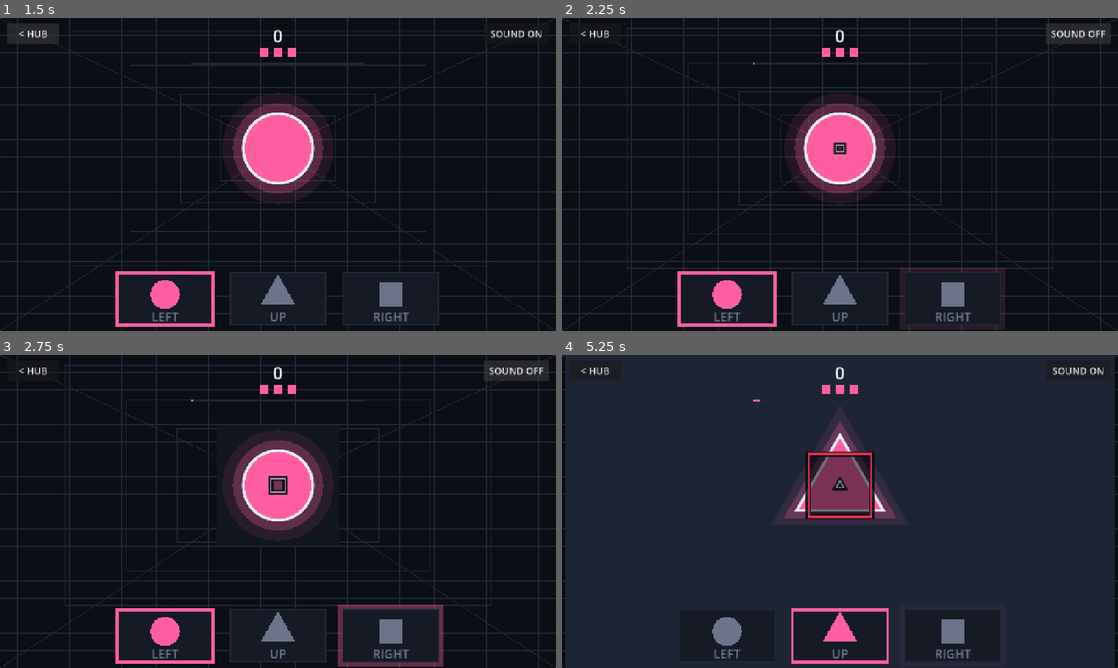
Above: before the commit, frames 1-4 (two rows, left to right).
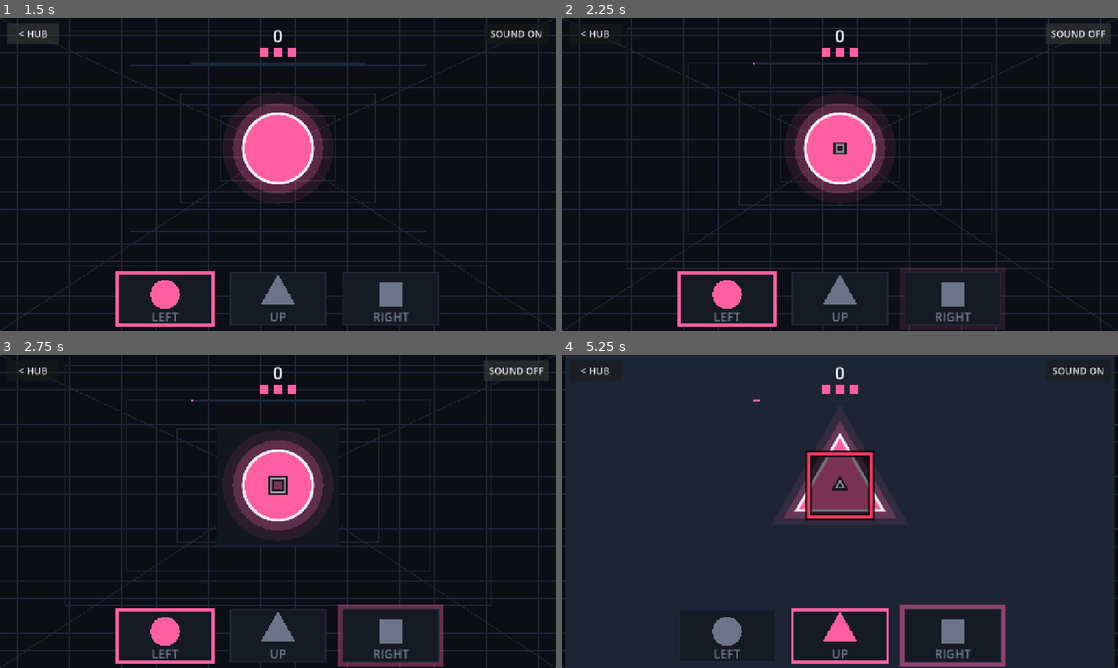
Above: after the commit, the same moments.

Repository: iladin/game-off-2026
Game: Godot game, scene res://main.tscn
Same seed, same stepped clock (60 frames per second), same inputs: the game is played once before the commit and once after it.
Inputs (mouse positions are in pixels of both pictures, inside the frame that each line leads up to):
- Up to frame 1 (1.5 s): tap Enter (ui_accept) at 0.5, 0.77 s; move the mouse to (400, 158) at 0.52 s; hold Right (ui_right) 0.53-1.25 s; tap H at 0.6 s; click (400, 158) at 0.67 s; tap P at 0.8 s; click "< HUB" at 1.25 s
- Up to frame 2 (2.25 s): click "SOUND ON" at 2 s
- Up to frame 3 (2.75 s): no input
- Up to frame 4 (5.25 s): click "SOUND OFF" at 2.75 s; move the mouse to (728, 527) at 3.52 s; hold Down 3.53-4.28 s; tap P at 3.6, 4.55 s; tap Enter (ui_accept) at 3.77, 5 s; tap H at 3.8, 4.35 s; move the mouse to (895, 442) at 4.27 s; hold Right (ui_right) 4.28-5.03 s; move the mouse to (812, 574) at 5.02 s; hold W from 5.03 s (still down); tap Space at 5.1 s; click (812, 574) at 5.17 s

Frame 1 is identical in both runs. In frame 2, less than 0.1% of the frame differs, in the area x 48-52%, y 39-44%; in frame 3, less than 0.1%; in frame 4, 1.3%, in the area x 43-80%, y 30-100%.

Commit message:
Shapeshifter: steady crash warning (T-0013)
Past p 0.75, a mismatched hole now draws a steady 6 px BAD outline (the
4 Hz alpha pulse is gone) and the correct shape button glows steadily
(alpha 0.5). At normal times the hole outline is INK at 4 px or more
(was ACCENT, low contrast). New pure helpers in rules.gd (WARN_P,
warn_bad, outline_width) with selftest assertions. A --qa-mismatch
autoplay flag (inert without it) freezes the bot's shape for QA shots.
Addresses review R0006 critic fix 4, QA 9. DESIGN.md still describes the
old accent outline (follow-up).

accept (QA Lead verify, R0007):
- steady 6 px BAD outline + correct button glow past p 0.75: PASS
  (code: no time term; shots qa-warn-190/196 both show thick red outline
  and the UP button glowing; log QA_WARN p=0.81/0.84 bad=true w=6.0)
- normal outline INK at >= 4 px: PASS (code, selftest, qa-warn-120)
- forced-mismatch evidence on two frames: PASS (190, 196)
- check.sh shapeshifter: PASS (re-run by the Producer)

Co-Authored-By: Claude Opus 5.5 <noreply@anthropic.com>
Claude-Session: https://claude.ai/code/session_016YmgZiCnR2nQQvMN8AxKQ9

Diff:
--- a/games/shapeshifter/game.gd
+++ b/games/shapeshifter/game.gd
@@ -24,7 +24,7 @@
 const FAIL_TINT_TIME := 0.2
 const PASS_OUT_TIME := 0.12
 const FADE_IN_P := 0.15
-const WARN_P := 0.75
+const WARN_P := Rules.WARN_P
 const HINT_WALLS := 3
 const LABEL_TIME := 10.0
 const BANNER_TIME := 1.2
@@ -84,6 +84,10 @@
 var bot_walls: int = 0
 var rush_loop: bool = false
 var font: Font = ThemeDB.fallback_font
+## Draw-state of the last wall outline (for QA evidence).
+var last_outline_bad: bool = false
+var last_outline_w: float = 0.0
+var qa_mismatch: bool = false
 
 
 func begin() -> void:
@@ -112,6 +116,7 @@
 	life_flash_t = 0.0
 	bot_walls = 0
 	rush_loop = last_phase >= 4
+	qa_mismatch = "--qa-mismatch" in OS.get_cmdline_user_args()
 	Synth.stop_loop()
 	Synth.sfx("blip")
 
@@ -295,6 +300,8 @@
 
 
 func _bot() -> void:
+	if qa_mismatch:
+		return  # QA: never shift, so the first wall is a forced mismatch
 	var target: Wall = null
 	for w in walls:
 		if w.out_t < 0.0 and not w.judged and (target == null or w.p() > target.p()):
@@ -334,7 +341,12 @@
 	var glow := -1
 	if nearest != null and nearest.idx < HINT_WALLS and nearest.shape != player_shape:
 		glow = nearest.shape
+	if qa_mismatch and nearest != null and nearest.p() > WARN_P:
+		print("QA_WARN p=%.2f bad=%s w=%.1f" % [nearest.p(), last_outline_bad, last_outline_w])
 	var ga := 0.25 + 0.2 * sin(TAU * 3.0 * elapsed)
+	if nearest != null and Rules.warn_bad(nearest.p(), player_shape, nearest.shape):
+		glow = nearest.shape
+		ga = 0.5
 	TD.draw_buttons(self, font, player_shape, glow, ga, elapsed < LABEL_TIME)
 	var ba := clampf(banner_t / 0.3, 0.0, 1.0)
 	TD.draw_hud(self, font, score, Rules.multiplier(streak), lives, LIVES, life_flash_t, r / Rules.ROUND_TIME, banner_text, ba)
@@ -344,15 +356,12 @@
 	var p := minf(w.p(), 1.0)
 	var s := Rules.wall_scale(p) * s_mul
 	var alpha := clampf(p / FADE_IN_P, 0.0, 1.0) * a_mul
-	var col := Color(TD.ACCENT, (0.5 + 0.5 * p) * a_mul)
-	var lw := maxf(3.0, 5.0 * s)
+	var col := Color(TD.INK, (0.5 + 0.5 * p) * a_mul)
+	var lw := Rules.outline_width(p, s, player_shape, w.shape)
 	if w.out_t < 0.0 and p > WARN_P:
-		if Rules.passes(player_shape, w.shape):
-			col = TD.ACCENT
-			lw = 6.0
-		else:
-			col = Color(TD.BAD, 0.5 + 0.5 * absf(sin(TAU * 2.0 * elapsed)))
-			lw = 4.0
+		col = TD.BAD if Rules.warn_bad(p, player_shape, w.shape) else TD.INK
+	last_outline_bad = col == TD.BAD
+	last_outline_w = lw
 	var rad := TD.radii(w.from_shape, w.shape, w.morph_k, s, true)
 	if outline_only:
 		# Drawn over the player, so accent-on-accent would vanish: use INK (or BAD) here.
--- a/games/shapeshifter/rules.gd
+++ b/games/shapeshifter/rules.gd
@@ -142,3 +142,22 @@
 
 static func final_score(score: int, lives: int) -> int:
 	return score + LIFE_BONUS * lives
+
+
+## Crash warning: past this progress a mismatched hole is outlined in steady BAD.
+const WARN_P := 0.75
+const WARN_W_BAD := 6.0
+const WARN_W_OK := 6.0
+const OUTLINE_MIN_W := 4.0
+
+
+## True when the wall is close and the player is the wrong shape. Time-free on purpose: no pulse.
+static func warn_bad(p: float, player: int, hole: int) -> bool:
+	return p > WARN_P and not passes(player, hole)
+
+
+## Hole outline width: always at least OUTLINE_MIN_W; 6 px in the warning zone.
+static func outline_width(p: float, s: float, player: int, hole: int) -> float:
+	if p > WARN_P:
+		return WARN_W_BAD if not passes(player, hole) else WARN_W_OK
+	return maxf(OUTLINE_MIN_W, 5.0 * s)
--- a/games/shapeshifter/selftest.gd
+++ b/games/shapeshifter/selftest.gd
@@ -45,6 +45,12 @@
 		fails.append("tap columns")
 	if Rules.final_score(100, 2) != 200:
 		fails.append("final score")
+	for hole in 3:
+		for pl in 3:
+			if Rules.warn_bad(0.76, pl, hole) != (pl != hole) or Rules.warn_bad(0.7, pl, hole):
+				fails.append("warn_bad only past 0.75 on mismatch")
+			if Rules.outline_width(0.9, 0.5, pl, hole) < 6.0 or Rules.outline_width(0.1, 0.06, pl, hole) < 4.0:
+				fails.append("outline widths")
 	for f in fails:
 		printerr("SELFTEST FAIL: " + f)
 	if fails.is_empty():
